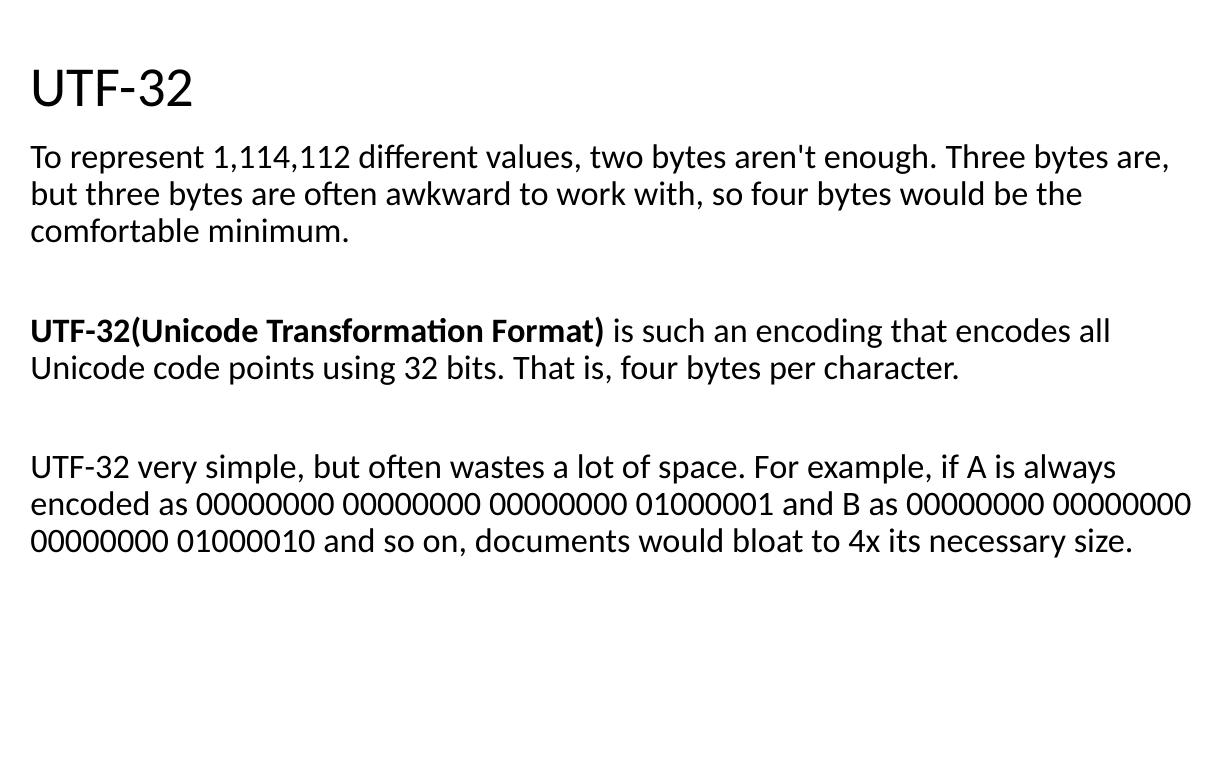
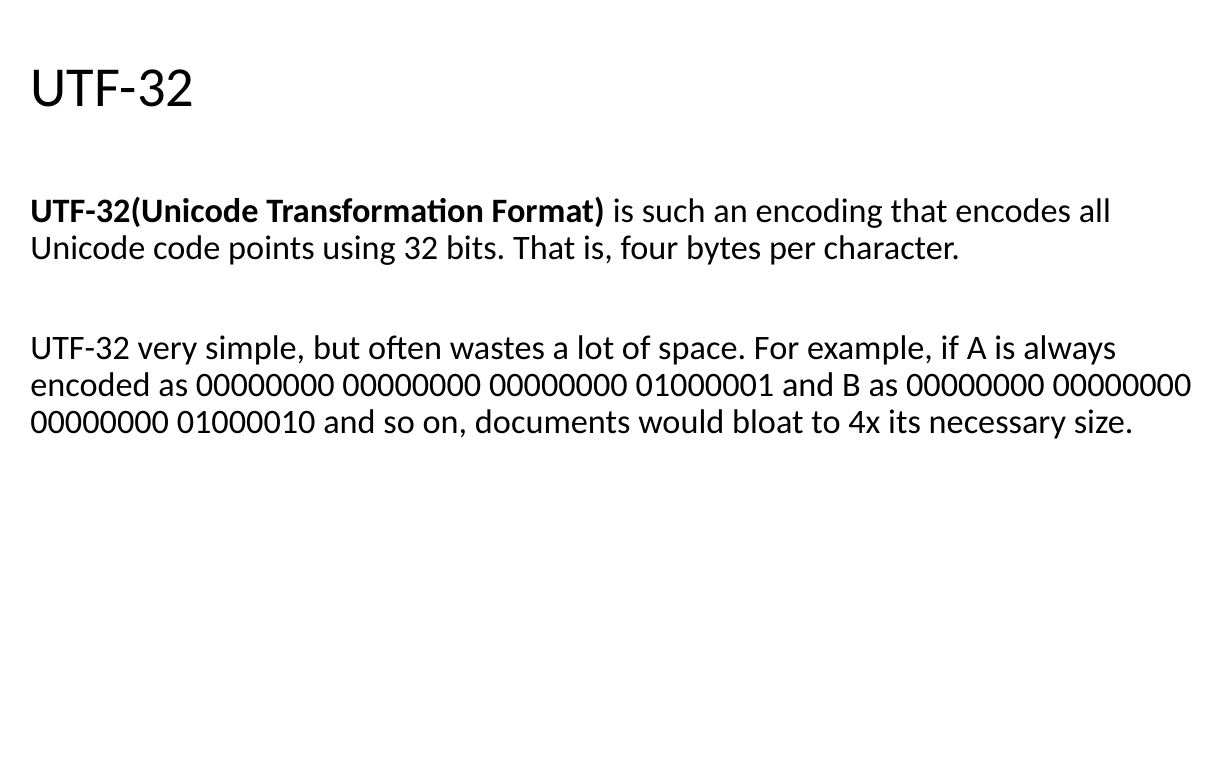
Before and after one commit to LongBaoNguyen/longbaonguyen.github.io, a slide deck: slide 25 of courses/apcsp/lect14a.pptx. Drawn at 1232x770 pixels with LibreOffice and Linux fonts; fonts in the diff are those of the drawing. Boxes give left, top, right and bottom in pixels: in the first picture for what was removed or moved away, otherwise in the second. Text is boxed around its words. In the diff, an @@ line names an element or a change of style, - is before the commit and + after.

```diff
--- a/courses/apcsp/lect14a.pptx
+++ b/courses/apcsp/lect14a.pptx
@@ text at bbox=[30, 144, 1169, 243]: paragraph removed @@
-To represent 1,114,112 different values, two bytes aren't enough. Three bytes are, but three bytes are often awkward to work with, so four bytes would be the comfortable minimum.
```
Also in this commit, not shown: 2 other slides changed, 10 other files.
